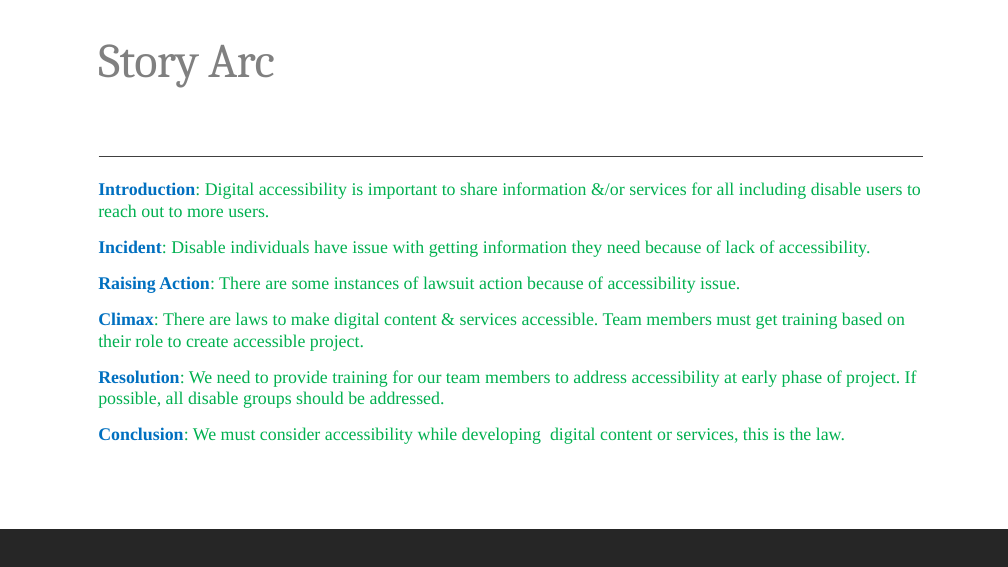
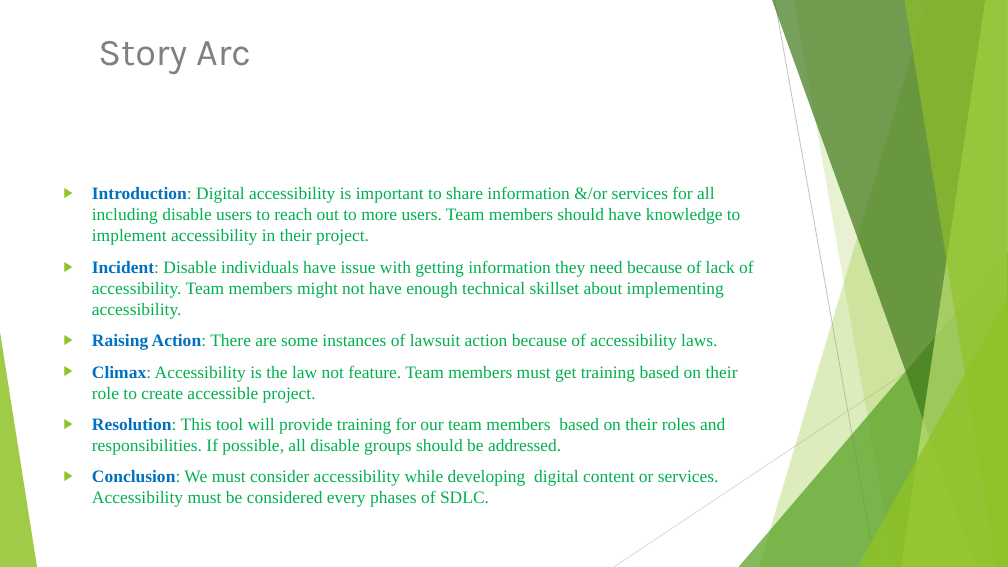
Before and after one commit to subash-s-acharya/UXDesignClass, a slide deck: slide 8 of Presentation/Accessibility For Digital Content & Services.pptx (slide 7 before the commit). Drawn at 1008x567 pixels with LibreOffice and Linux fonts; fonts in the diff are those of the drawing. Boxes give left, top, right and bottom in pixels: in the first picture for what was removed or moved away, otherwise in the second. Text is boxed around its words. In the diff, an @@ line names an element or a change of style, - is before the commit and + after.

```diff
--- a/Presentation/Accessibility For Digital Content & Services.pptx
+++ b/Presentation/Accessibility For Digital Content & Services.pptx
@@ title "Story Arc" at [98,41,251,74]: size 46 to 36 pt, font Cambria to Karla, letter spacing -0.5 to 0 pt; line spacing 0.9 to 1; vertical alignment bottom to top @@
@@ line removed from (99, 157) to (923, 157) @@
@@ text at [92,186,754,507]: text changed; size 17 to 16.6 pt @@
-  Introduction: Digital accessibility is important to share information &/or services for all including disable users to reach out to more users.
-  Incident: Disable individuals have issue with getting information they need because of lack of accessibility.
-  Raising Action: There are some instances of lawsuit action because of accessibility issue.
-  Climax: There are laws to make digital content & services accessible. Team members must get training based on their role to create accessible project.
-  Resolution: We need to provide training for our team members to address accessibility at early phase of project. If possible, all disable groups should be addressed.
-  Conclusion: We must consider accessibility while developing digital content or services, this is the law.
+▶ Introduction: Digital accessibility is important to share information &/or services for all including disable users to reach out to more users. Team members should have knowledge to implement accessibility in their project.
+▶ Incident: Disable individuals have issue with getting information they need because of lack of accessibility. Team members might not have enough technical skillset about implementing accessibility.
+▶ Raising Action: There are some instances of lawsuit action because of accessibility laws.
+▶ Climax: Accessibility is the law not feature. Team members must get training based on their role to create accessible project.
+▶ Resolution: This tool will provide training for our team members based on their roles and responsibilities. If possible, all disable groups should be addressed.
+▶ Conclusion: We must consider accessibility while developing digital content or services. Accessibility must be considered every phases of SDLC.
@@ group added at [0,0,1008,567]: 5 freeform shapes, 3 triangles, 2 lines @@
@@ rectangle removed at [0,529,1008,567] @@
```
Also in this commit, not shown: 8 other slides changed, 1 slide added, 1 other file.
